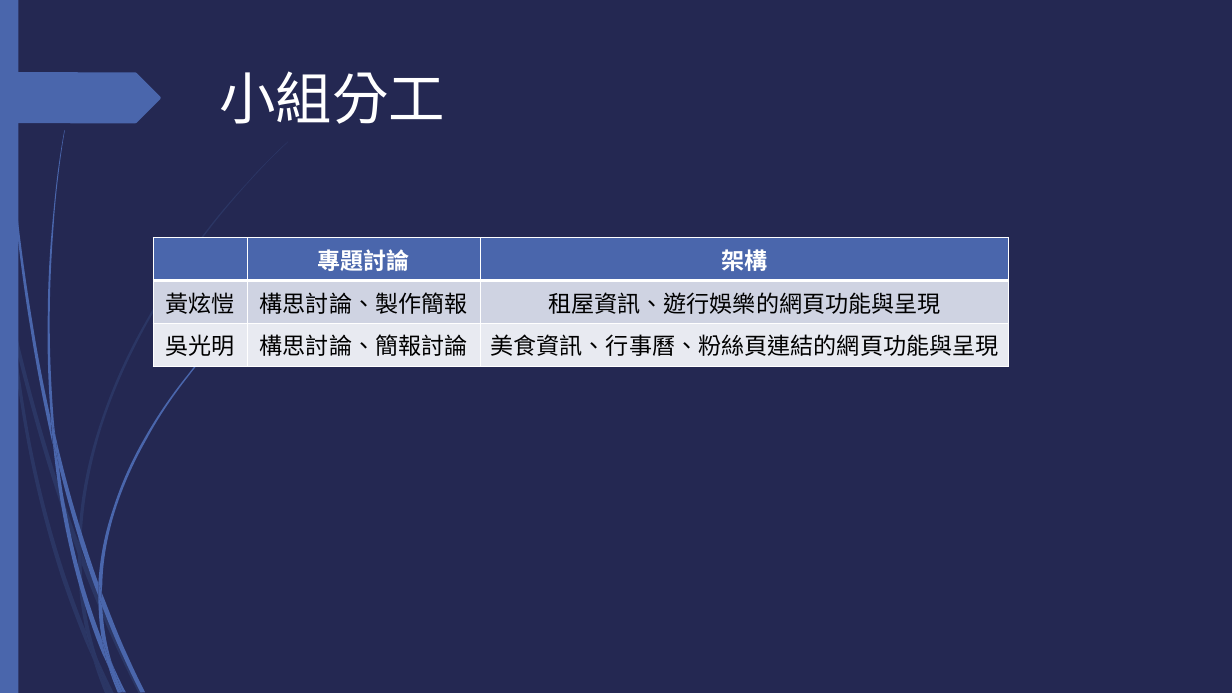
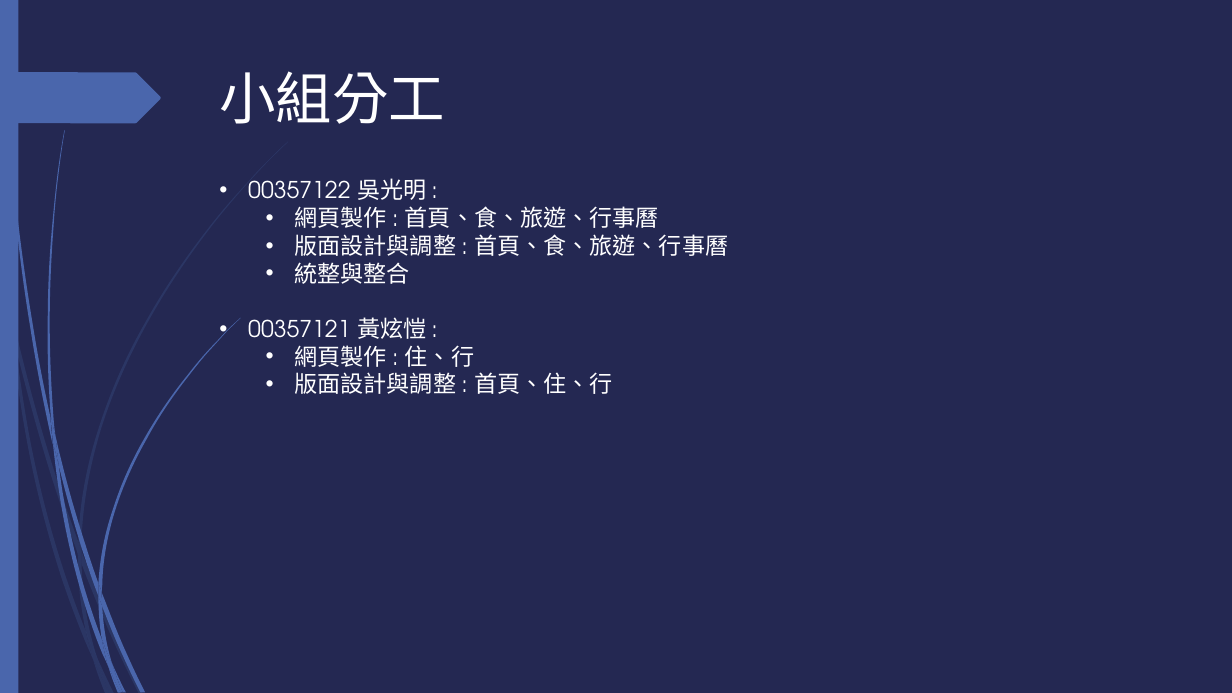
Before and after one commit to aaron850426/aaron850426.github.io, a slide deck: slide 12 of document.pptx (slide 6 before the commit). Drawn at 1232x693 pixels with LibreOffice and Linux fonts; fonts in the diff are those of the drawing. Boxes give left, top, right and bottom in pixels: in the first picture for what was removed or moved away, otherwise in the second. Text is boxed around its words. In the diff, an @@ line names an element or a change of style, - is before the commit and + after.

```diff
--- a/document.pptx
+++ b/document.pptx
@@ text added at [248,178,728,394], 18 pt, text #FFFFFF @@
+• 00357122 吳光明 :
+  • 網頁製作 : 首頁、食、旅遊、行事曆
+  • 版面設計與調整 : 首頁、食、旅遊、行事曆
+  • 統整與整合
+• 00357121 黃炫愷 :
+  • 網頁製作 : 住、行
+  • 版面設計與調整 : 首頁、住、行
@@ table removed at [153,238,1009,360], 3 rows, 3 columns @@
- | 專題討論 | 架構
-黃炫愷 | 構思討論、製作簡報 | 租屋資訊、遊行娛樂的網頁功能與呈現
-吳光明 | 構思討論、簡報討論 | 美食資訊、行事曆、粉絲頁連結的網頁功能與呈現
```
Also in this commit, not shown: 5 other slides changed, 7 slides added, 16 other files.
